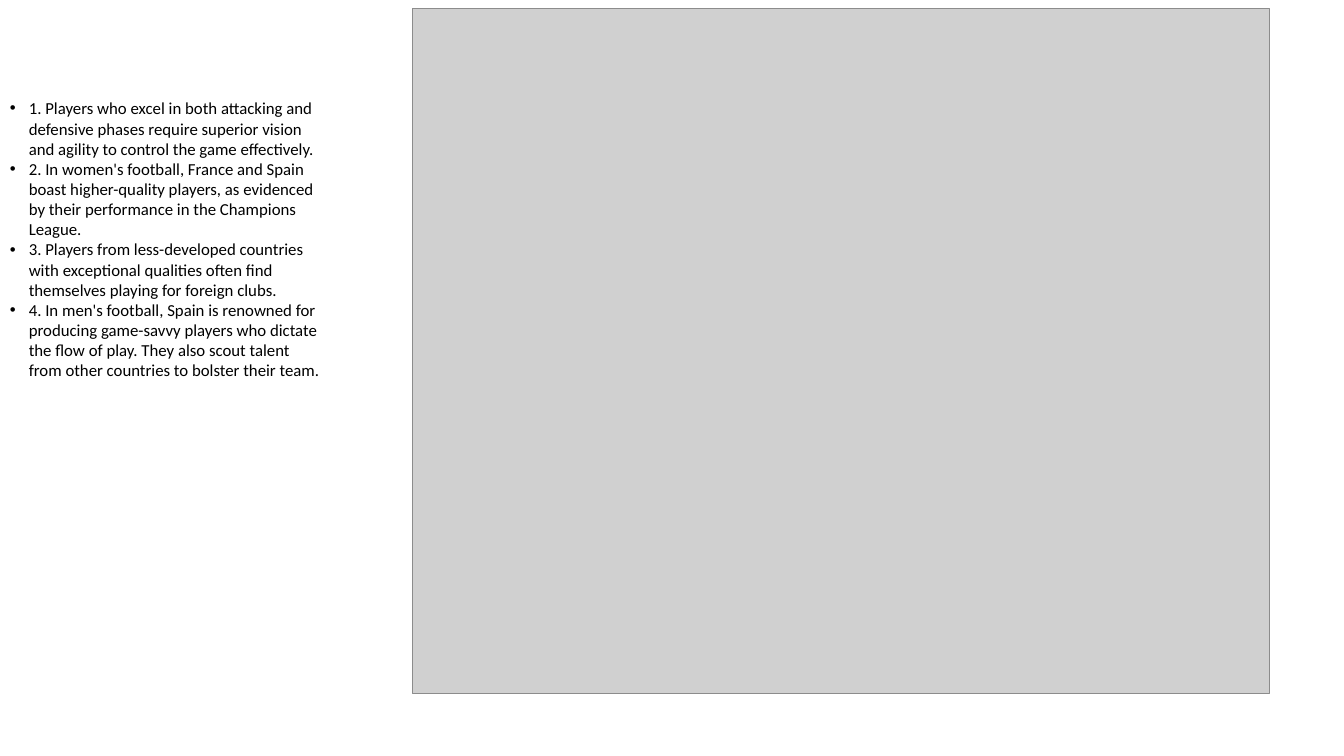
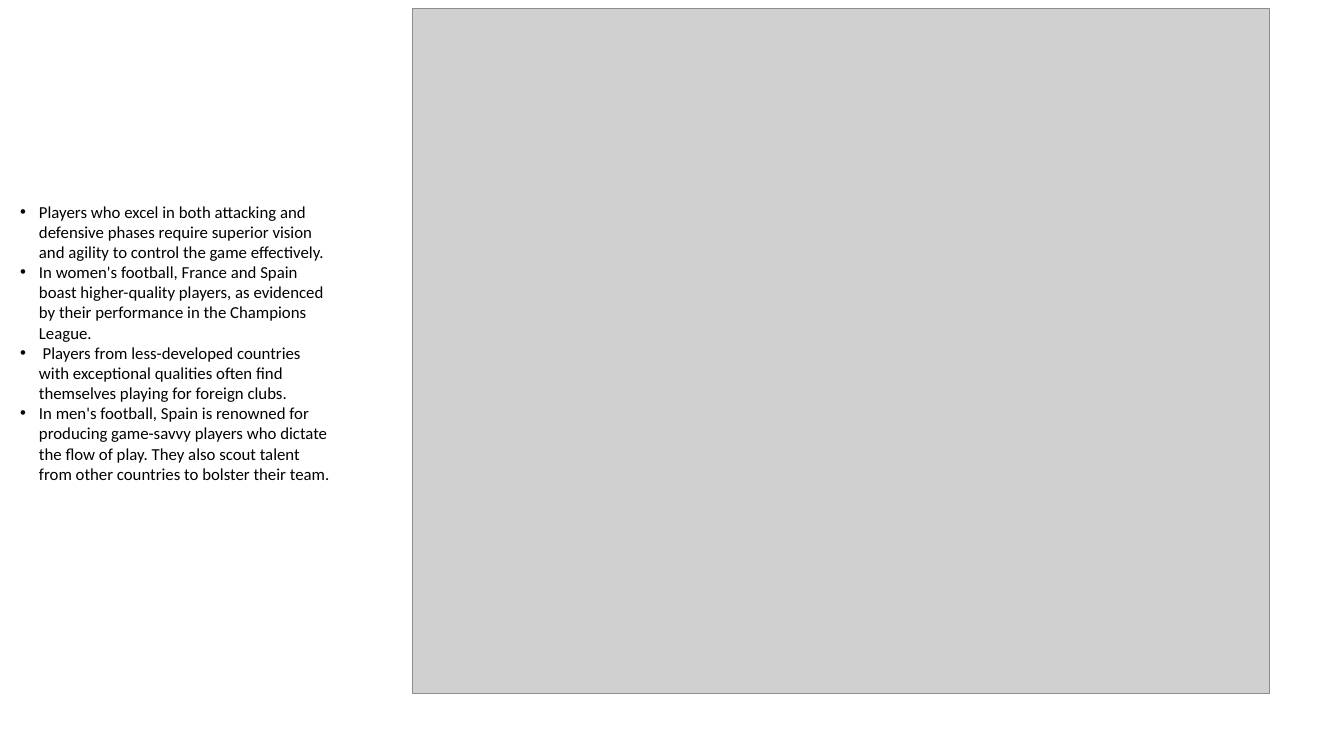
Before and after one commit to Palash0307/Football-Project, a slide deck: slide 5 of Dashboard/FootballStyle.pptx. Drawn at 1344x756 pixels with LibreOffice and Linux fonts; fonts in the diff are those of the drawing; grey boxes stand for pictures. Boxes give left, top, right and bottom in pixels: in the first picture for what was removed or moved away, otherwise in the second. Text is boxed around its words. In the diff, an @@ line names an element or a change of style, - is before the commit and + after.

```diff
--- a/Dashboard/FootballStyle.pptx
+++ b/Dashboard/FootballStyle.pptx
@@ text at (x1=39, y1=206, x2=329, y2=480): text changed @@
-• 1. Players who excel in both attacking and defensive phases require superior vision and agility to control the game effectively.
-• 2. In women's football, France and Spain boast higher-quality players, as evidenced by their performance in the Champions League.
-• 3. Players from less-developed countries with exceptional qualities often find themselves playing for foreign clubs.
-• 4. In men's football, Spain is renowned for producing game-savvy players who dictate the flow of play. They also scout talent from other countries to bolster their team.
+• Players who excel in both attacking and defensive phases require superior vision and agility to control the game effectively.
+• In women's football, France and Spain boast higher-quality players, as evidenced by their performance in the Champions League.
+• Players from less-developed countries with exceptional qualities often find themselves playing for foreign clubs.
+• In men's football, Spain is renowned for producing game-savvy players who dictate the flow of play. They also scout talent from other countries to bolster their team.
```
Also in this commit, not shown: 3 other slides changed.
